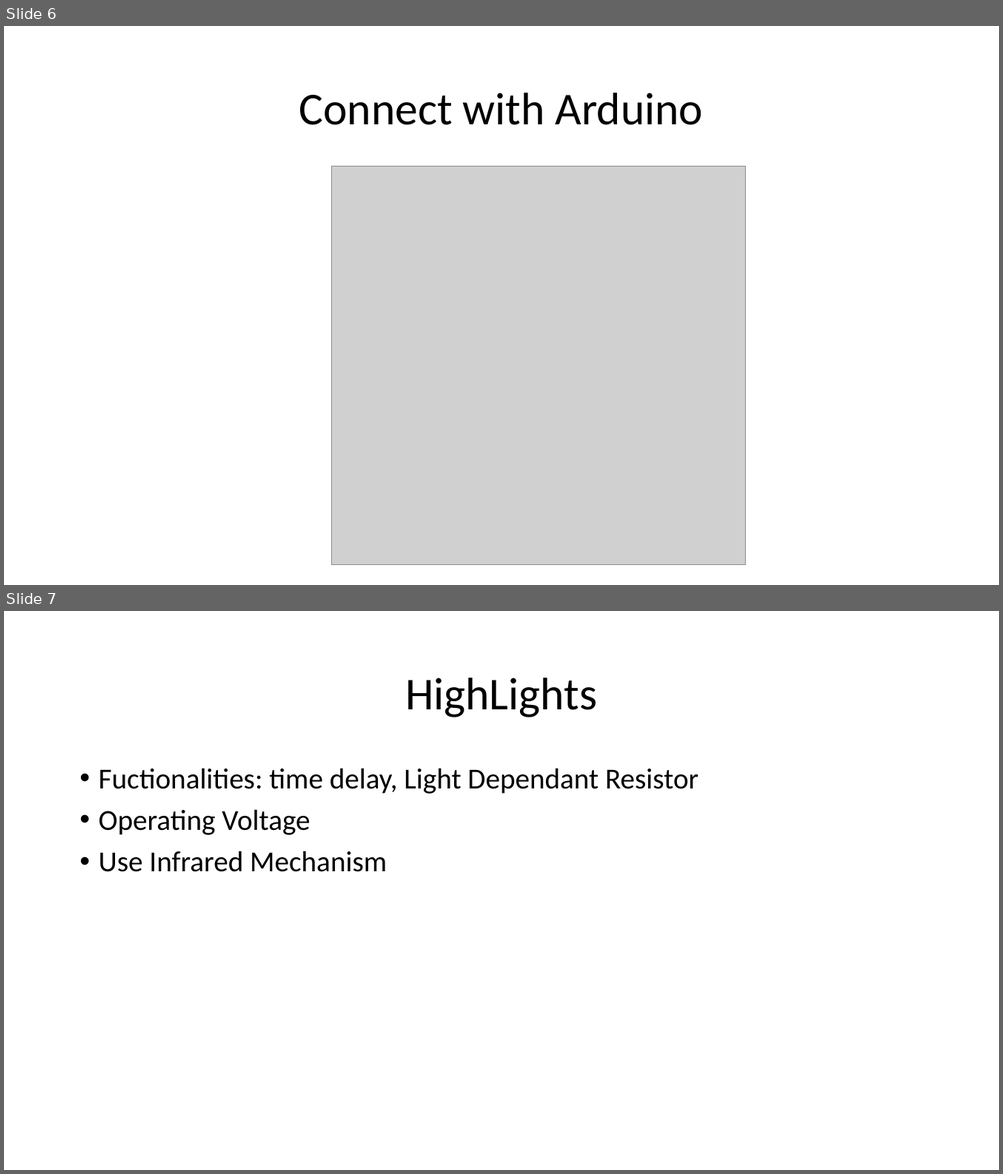
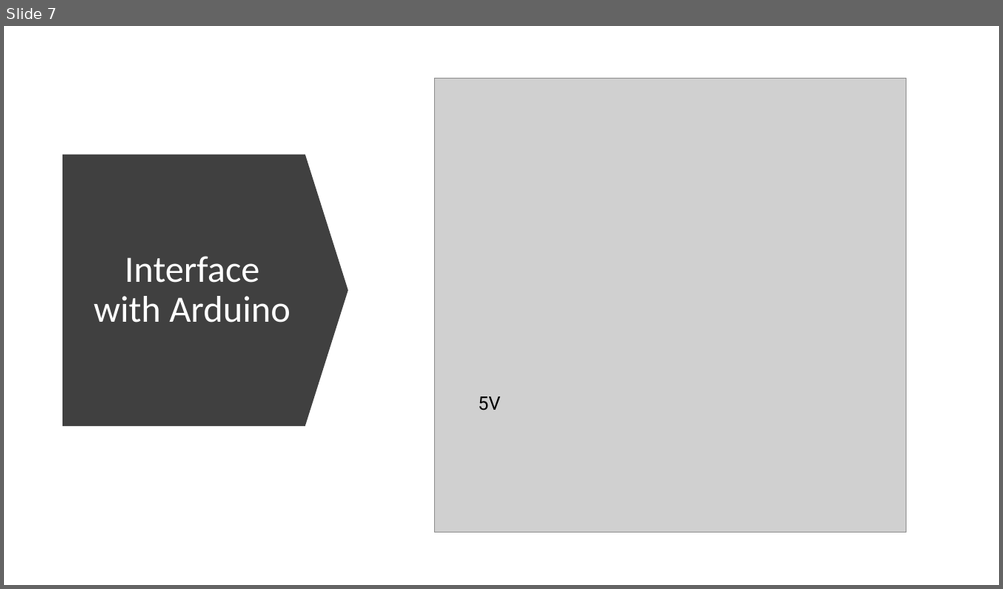
Before and after one commit to ptyn7600/PIR-motion-sensor, a slide deck: Other-Files/PIR-motion-sensor.pptx. Shown one above the other, each under a label of ours: slides 6 and 7 before the commit, slide 7 after it. The pictures are 1003x1174 and 1003x589 pixels, drawn with LibreOffice and Linux fonts; fonts in the diff are those of the drawing; grey boxes stand for pictures. Boxes give left, top, right and bottom in pixels: in the first picture for what was removed or moved away, otherwise in the second. Text is boxed around its words. In the diff, an @@ line names an element or a change of style, - is before the commit and + after.

```diff
--- a/Other-Files/PIR-motion-sensor.pptx
+++ b/Other-Files/PIR-motion-sensor.pptx
@@ slide 7 removed at (x1=4, y1=611, x2=999, y2=1170), background #FFFFFF @@
@@ title removed at (x1=405, y1=678, x2=597, y2=718) @@
-HighLights
@@ text removed at (x1=99, y1=768, x2=698, y2=872) @@
-• Fuctionalities: time delay, Light Dependant Resistor
-• Operating Voltage
-• Use Infrared Mechanism
@@ what was slide 6 is now slide 7 @@
@@ slide 7 changed as well @@
@@ picture resized from (x1=332, y1=167, x2=745, y2=565) to (x1=435, y1=79, x2=906, y2=533) @@
@@ down arrow added at (x1=63, y1=154, x2=349, y2=426), fill #404040 @@
@@ title at (x1=94, y1=256, x2=290, y2=323): text changed; size 44 to 36 pt; text colour #000000 to #FFFFFF @@
-Connect with Arduino
+Interface with Arduino
@@ text added at (x1=478, y1=397, x2=500, y2=411), 18 pt, text #000000 @@
+5V
```
Also in this commit, not shown: 5 other slides changed, 3 slides added.
